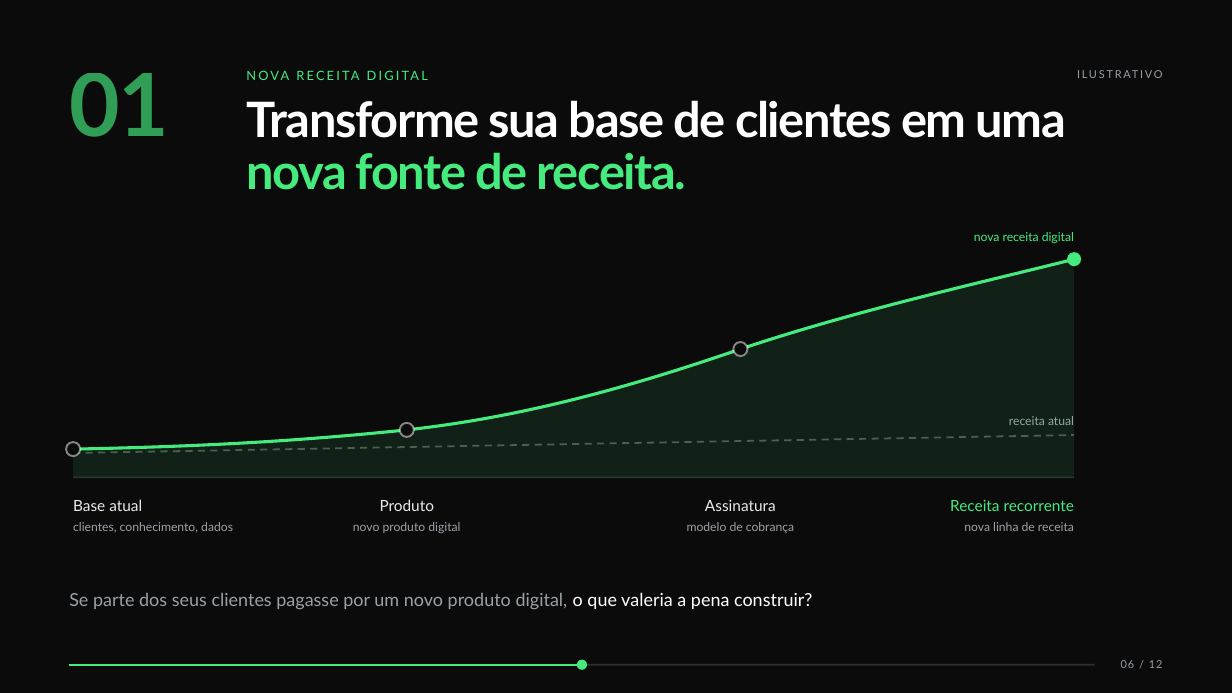
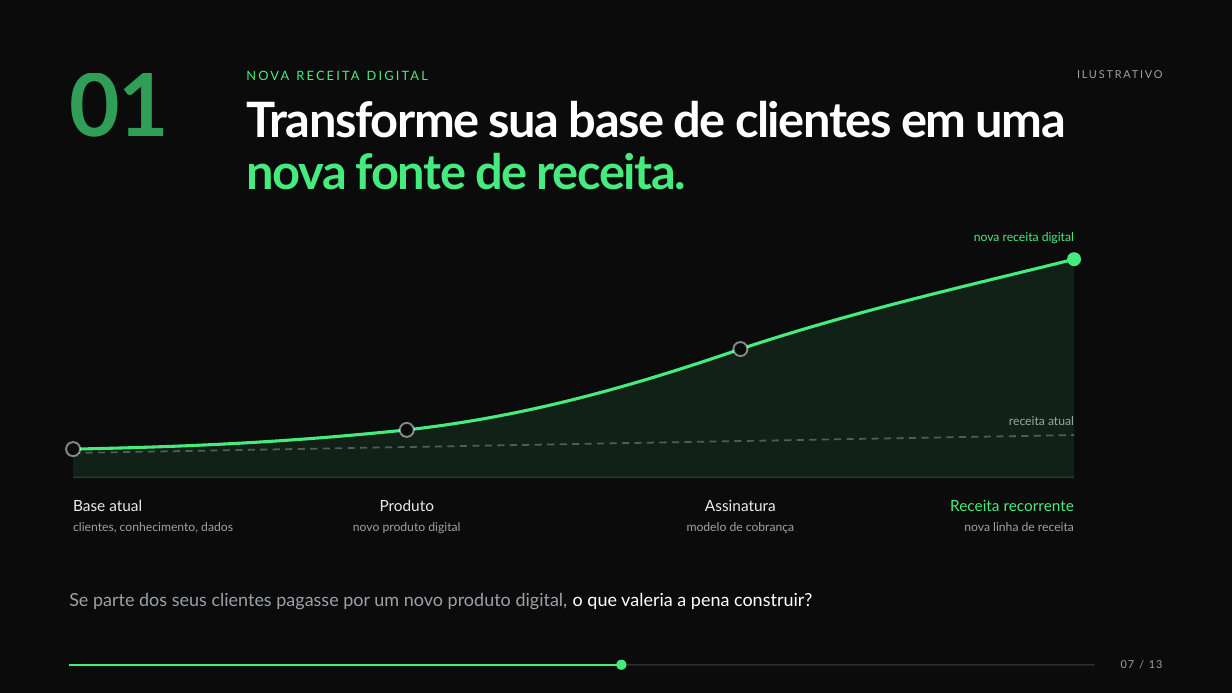
Before and after one commit to Luigi-Choffe/dreamy-site, a slide deck: slide 7 of docs/apresentacao/Dreamy — Apresentação Institucional (editável).pptx (slide 6 before the commit). Drawn at 1232x693 pixels with LibreOffice and Linux fonts; fonts in the diff are those of the drawing. Boxes give left, top, right and bottom in pixels: in the first picture for what was removed or moved away, otherwise in the second. Text is boxed around its words. In the diff, an @@ line names an element or a change of style, - is before the commit and + after.

```diff
--- a/docs/apresentacao/Dreamy — Apresentação Institucional (editável).pptx
+++ b/docs/apresentacao/Dreamy — Apresentação Institucional (editável).pptx
@@ line moved from (69, 665) - (582, 665) to (69, 665) - (622, 665) @@
@@ ellipse: place and size @@
-ellipse at (577,660,587,670)
+ellipse at (616,660,627,670)
@@ text at (1121,660,1163,668): text changed @@
-06 / 12
+07 / 13
```
Also in this commit, not shown: 11 other slides changed, 1 slide added, 8 other files.
